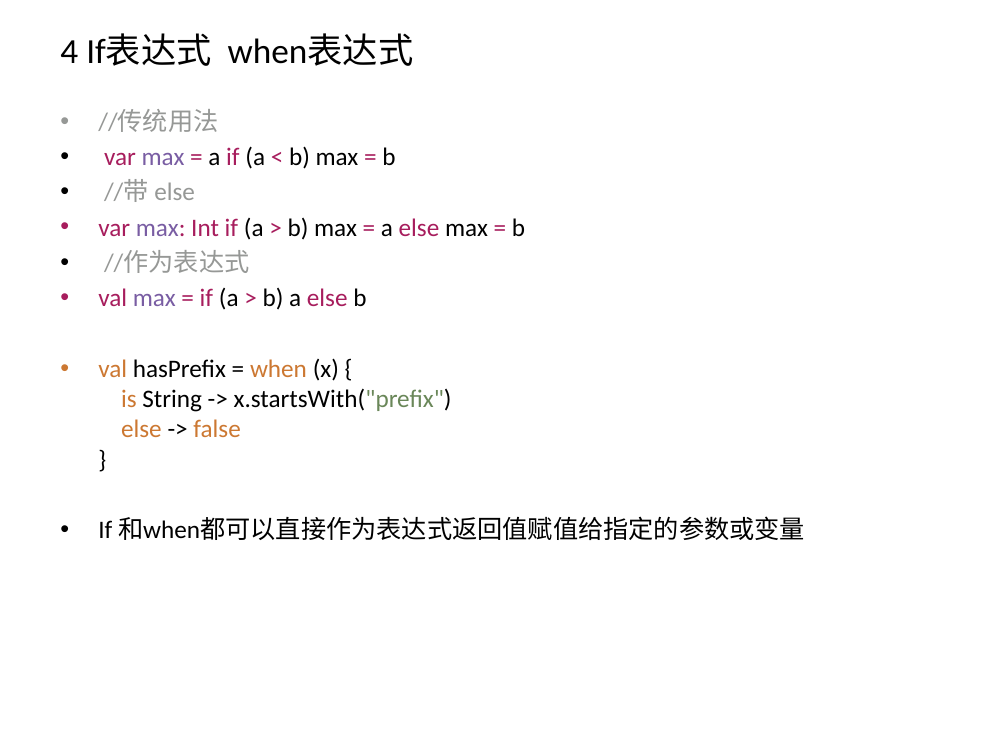
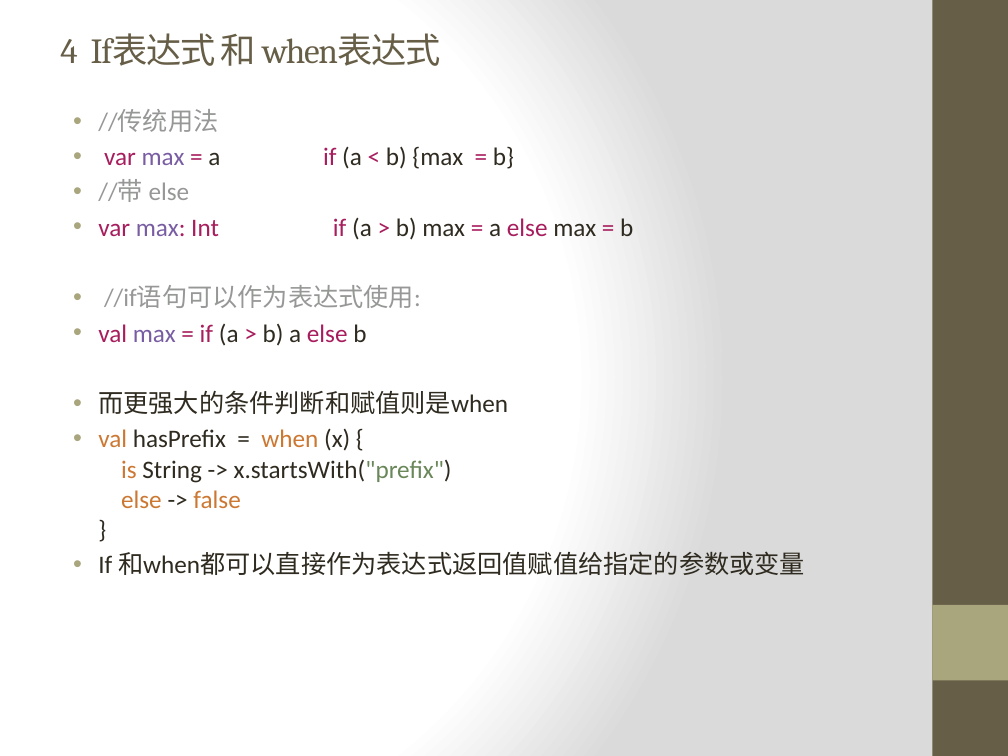
Before and after one commit to zxf2871/KotlinStudy, a slide deck: slide 7 of Kotlin初探.pptx. Drawn at 1008x756 pixels with LibreOffice and Linux fonts; fonts in the diff are those of the drawing. Boxes give left, top, right and bottom in pixels: in the first picture for what was removed or moved away, otherwise in the second. Text is boxed around its words. In the diff, an @@ line names an element or a change of style, - is before the commit and + after.

```diff
--- a/Kotlin初探.pptx
+++ b/Kotlin初探.pptx
@@ background #FFFFFF to gradient #FFFFFF to #DADADA @@
@@ rectangle added at [932, 0, 1008, 756], fill #675E47 @@
@@ title at [60, 33, 441, 66]: text changed; font Calibri to Cambria; text colour #000000 to #675E47 @@
-4 If表达式 when表达式
+4 If表达式 和 when表达式
@@ text at [98, 109, 805, 575]: text colour #000000 to #2F2B20 in "(a b) max a max b", "(a b) a b", "hasPrefix = (x) { String -> x.startsWith("prefix") ...", "If 和when都可以直接作为表达式返回值赋值给指定的参数或变量"; indent changed @@
@@ text at [104, 146, 514, 169]: text changed; text colour #000000 to #2F2B20 @@
-• var max = a if (a < b) max = b
+• var max = a if (a < b) {max = b}
@@ text at [104, 286, 421, 308]: text changed @@
-• //作为表达式
+• //if语句可以作为表达式使用:
@@ text at [98, 391, 508, 414]: paragraph added @@
+• 而更强大的条件判断和赋值则是when
@@ rectangle added at [932, 605, 1008, 680], fill #A9A57C @@
```
Also in this commit, not shown: 34 other slides changed, 1 slide removed, 1 other file.
